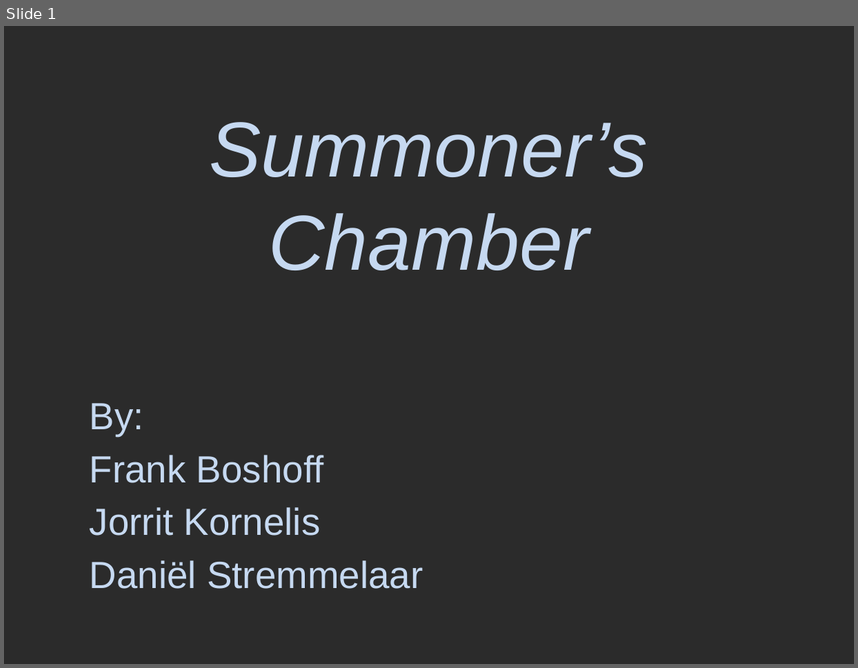
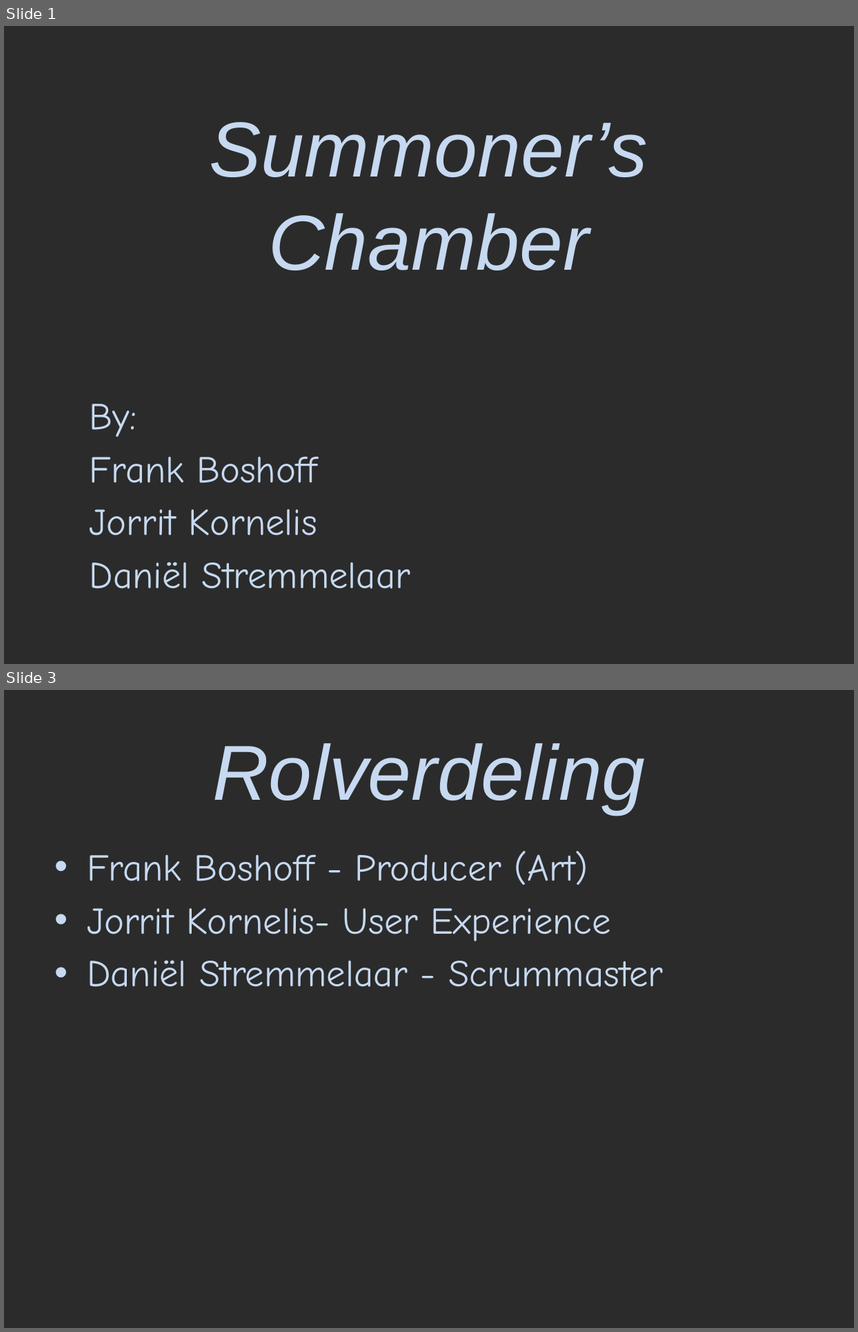
Before and after one commit to FrankBoshoff/P5-Chess-Defence, a slide deck: Concept Presentatie.pptx. Shown one above the other, each under a label of ours: slide 1 before the commit, slides 1 and 3 after it; the slides between them are not shown. The pictures are 858x668 and 858x1332 pixels, drawn with LibreOffice and Linux fonts; fonts in the diff are those of the drawing; background and template pictures are left out; a plain dark background stands for a picture behind light text. Boxes give left, top, right and bottom in pixels: in the first picture for what was removed or moved away, otherwise in the second. Text is boxed around its words. In the diff, an @@ line names an element or a change of style, - is before the commit and + after.

```diff
--- a/Concept Presentatie.pptx
+++ b/Concept Presentatie.pptx
@@ slide 3 added at (4, 690, 854, 1328), background picture (left out) @@
@@ title added at (212, 743, 645, 814), 66 pt, text #C6D9F1, italic @@
+Rolverdeling
@@ text added at (87, 851, 663, 987), 32 pt, text #C6D9F1 @@
+• Frank Boshoff - Producer (Art)
+• Jorrit Kornelis- User Experience
+• Daniël Stremmelaar - Scrummaster
@@ slide 1 changed as well @@
@@ subtitle "By:" at (90, 403, 410, 588): font Arial to Comic Neue @@
```
Also in this commit, not shown: 6 other slides added.
